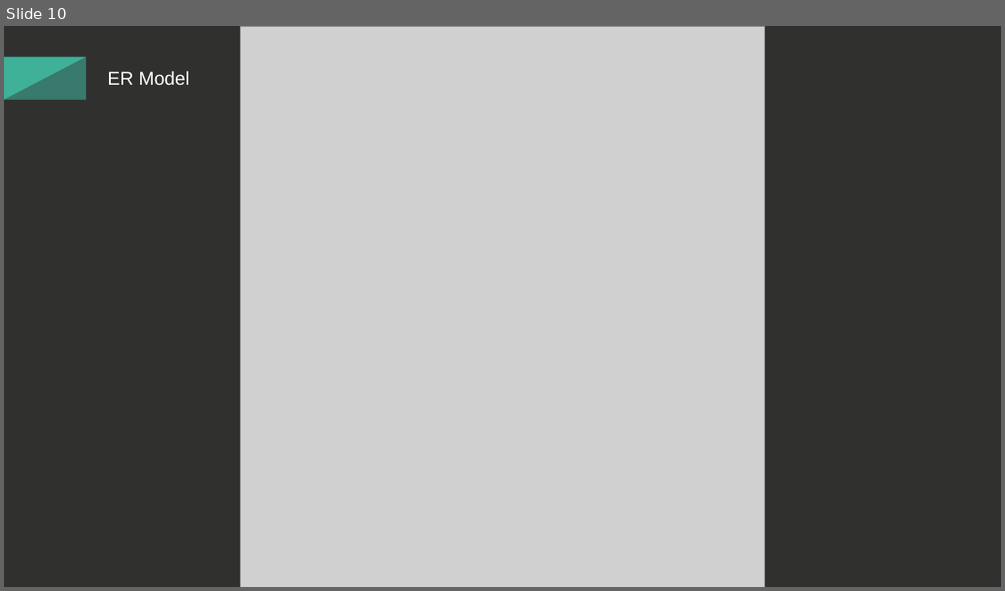
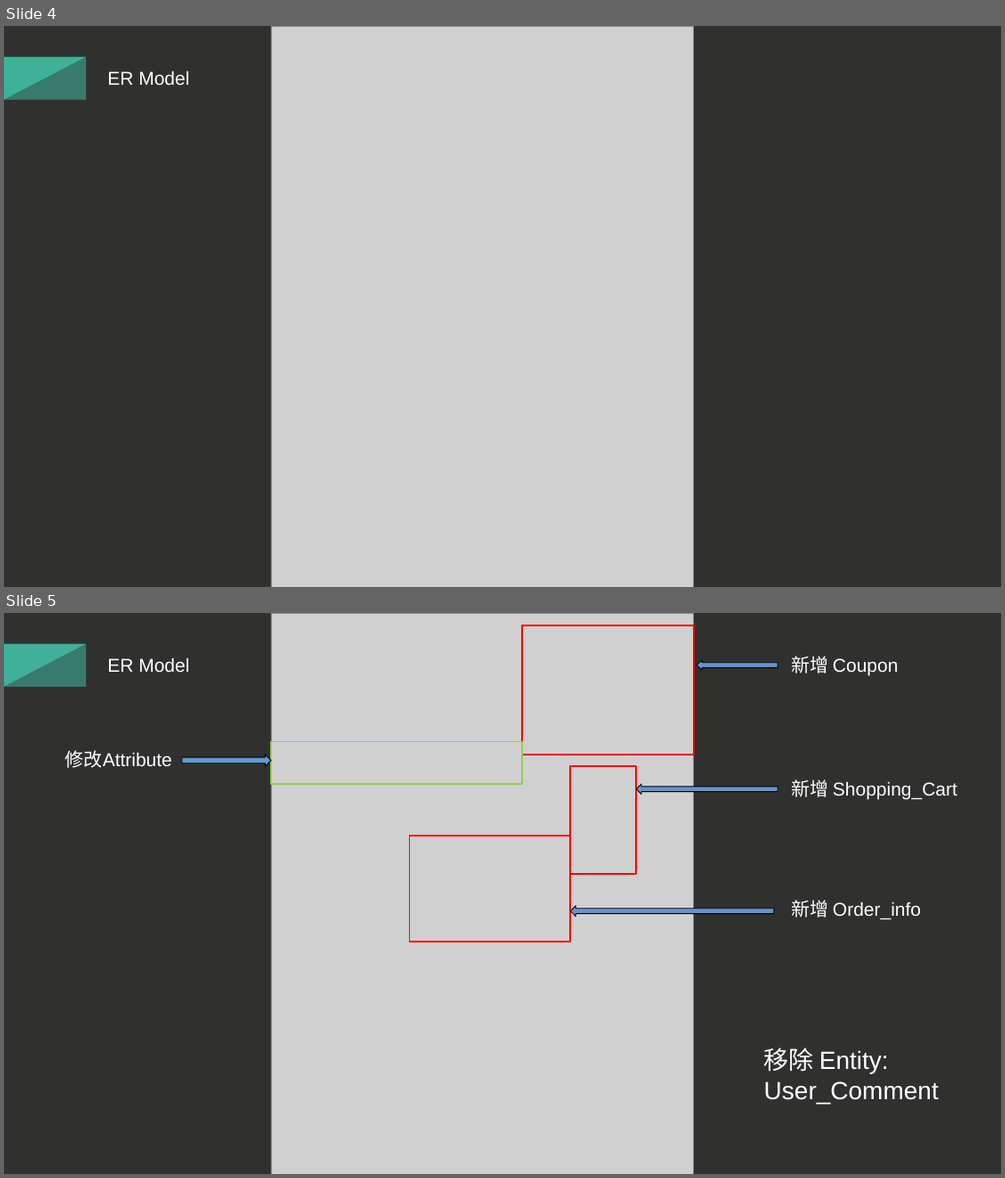
Before and after one commit to 13urgerKing/109-1DBMS, a slide deck: 109-1資料庫系統報告.pptx. Shown one above the other, each under a label of ours: slide 10 before the commit, slides 4 and 5 after it. The pictures are 1005x591 and 1005x1178 pixels, drawn with LibreOffice and Linux fonts; fonts in the diff are those of the drawing; grey boxes stand for pictures. Boxes give left, top, right and bottom in pixels: in the first picture for what was removed or moved away, otherwise in the second. Text is boxed around its words. In the diff, an @@ line names an element or a change of style, - is before the commit and + after.

```diff
--- a/109-1資料庫系統報告.pptx
+++ b/109-1資料庫系統報告.pptx
@@ slide 5 added at box(4, 613, 1001, 1174), background #30302F @@
@@ picture added at box(271, 613, 694, 1174) @@
@@ rectangle added at box(522, 625, 695, 755), outline #FF0000 1.5 pt @@
@@ rectangle added at box(4, 643, 86, 686), fill #3EB198 @@
@@ right triangle added at box(4, 643, 86, 686), fill #30302F at 42% opacity @@
@@ text added at box(107, 657, 189, 672), 18 pt, text #FFFFFF @@
+ER Model
@@ left arrow added at box(697, 660, 778, 670), fill #6794CE, outline #000000 0.75 pt @@
@@ text added at box(791, 656, 898, 676), 18 pt, text #FFFFFF @@
+新增 Coupon
@@ rectangle added at box(271, 742, 522, 784), outline #92D050 1.5 pt @@
@@ text added at box(65, 750, 172, 768), 18 pt, text #FFFFFF @@
+修改Attribute
@@ right arrow added at box(182, 755, 271, 766), fill #5B9BD5, outline #000000 0.75 pt @@
@@ rectangle added at box(571, 766, 637, 874), outline #FF0000 1.5 pt @@
@@ left arrow added at box(636, 784, 777, 794), fill #6794CE, outline #000000 0.75 pt @@
@@ text added at box(791, 779, 957, 800), 18 pt, text #FFFFFF @@
+新增 Shopping_Cart
@@ rectangle added at box(409, 835, 570, 942), outline #FF0000 1.5 pt @@
@@ left arrow added at box(571, 906, 774, 916), fill #6794CE, outline #000000 0.75 pt @@
@@ text added at box(791, 900, 921, 919), 18 pt, text #FFFFFF @@
+新增 Order_info
@@ text added at box(764, 1047, 938, 1103), 24 pt, text #FFFFFF @@
+移除 Entity:
+User_Comment
@@ what was slide 10 is now slide 4 @@
@@ slide 4 changed as well @@
@@ picture: place and size @@
-picture at box(241, 26, 765, 587)
+picture at box(271, 26, 694, 587)
```
Also in this commit, not shown: 9 other slides changed, 8 other slides added, 2 slides removed.
